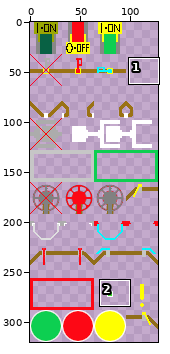
Sprite sheet -- Source/RunActivity/Content/TrainOperations/TrainOperationsMap32.png. The first picture is a wide view before the edit; the outline marks the close-up.
Close-up. Old version:
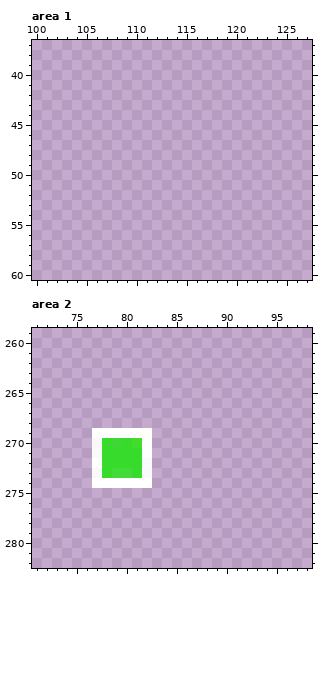
The file is 128x320 pixels. Pixels under 10% opacity are left out. Colours within 5 levels of each other are drawn and written as one. Shown: area 1: x 100..127, y 37..60; area 2: x 71..98, y 259..282.
After the commit:
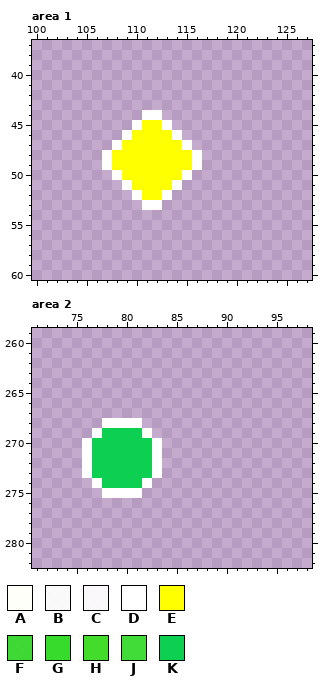
Palette (. is transparent): A #fffff9fe  B #fdfefdf3  C #ffffffeb  D #ffffff  E #ffff00  F #37db2bef  G #37db2b  H #42dc2afe  J #42dc38  K #0dcf51
From old to new:
--- area 1
@@ x 105..118 @@
 43 ..............
-44 ..............
-45 ..............
-46 ..............
-47 ..............
-48 ..............
-49 ..............
-50 ..............
-51 ..............
-52 ..............
-53 ..............
+44 ......DD......
+45 .....DEED.....
+46 ....DEEEED....
+47 ...DEEEEEED...
+48 ..DEEEEEEEED..
+49 ..DEEEEEEEED..
+50 ...DEEEEEED...
+51 ....DEEEED....
+52 .....DEED.....
+53 ......DD......
 54 ..............
--- area 2
@@ x 74..85 @@
 267 ............
-268 ............
-269 ...DDDDDA...
-270 ...CGFGHD...
-271 ...BGGGGD...
-272 ...DGGGGB...
-273 ...CGJJGB...
-274 ...DDDDDD...
-275 ............
+268 ....DDDD....
+269 ...DKKKKA...
+270 ..DKKKKKKD..
+271 ..DKKKKKKD..
+272 ..DKKKKKKD..
+273 ..DKKKKKKD..
+274 ...DKKKKD...
+275 ....DDDD....
 276 ............
Boxes around the changes in both close-ups, in picture pixels (x1, y1, x2, y2):
added: (102, 110, 202, 210)
changed: (82, 418, 162, 498)
